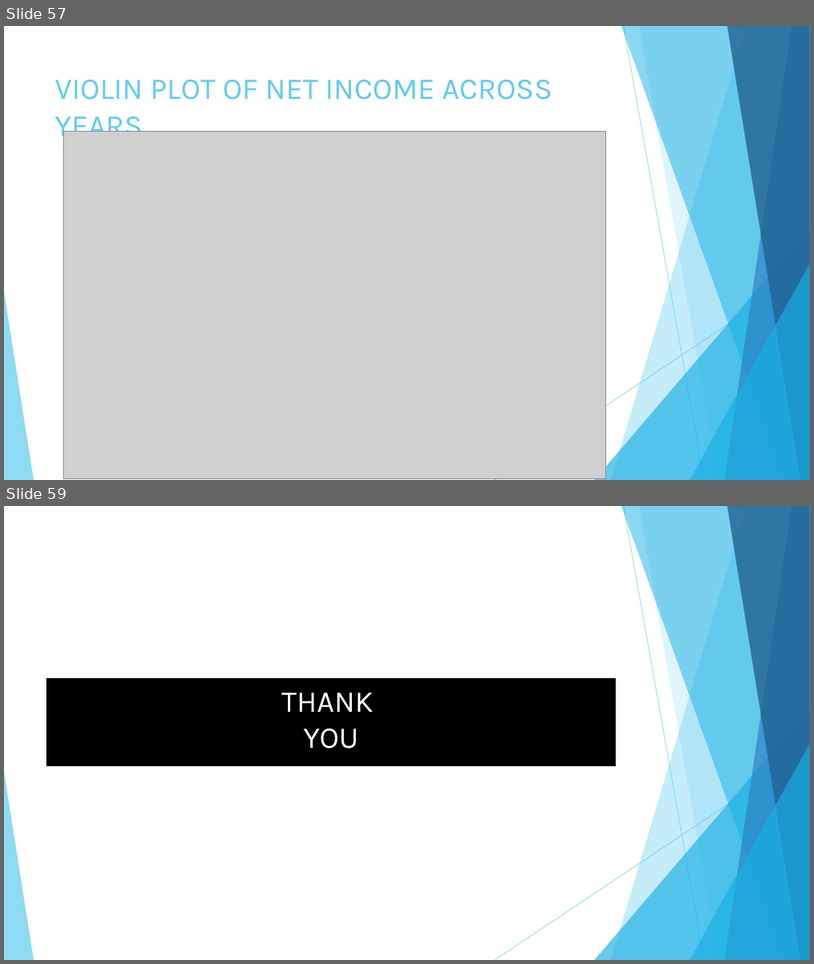
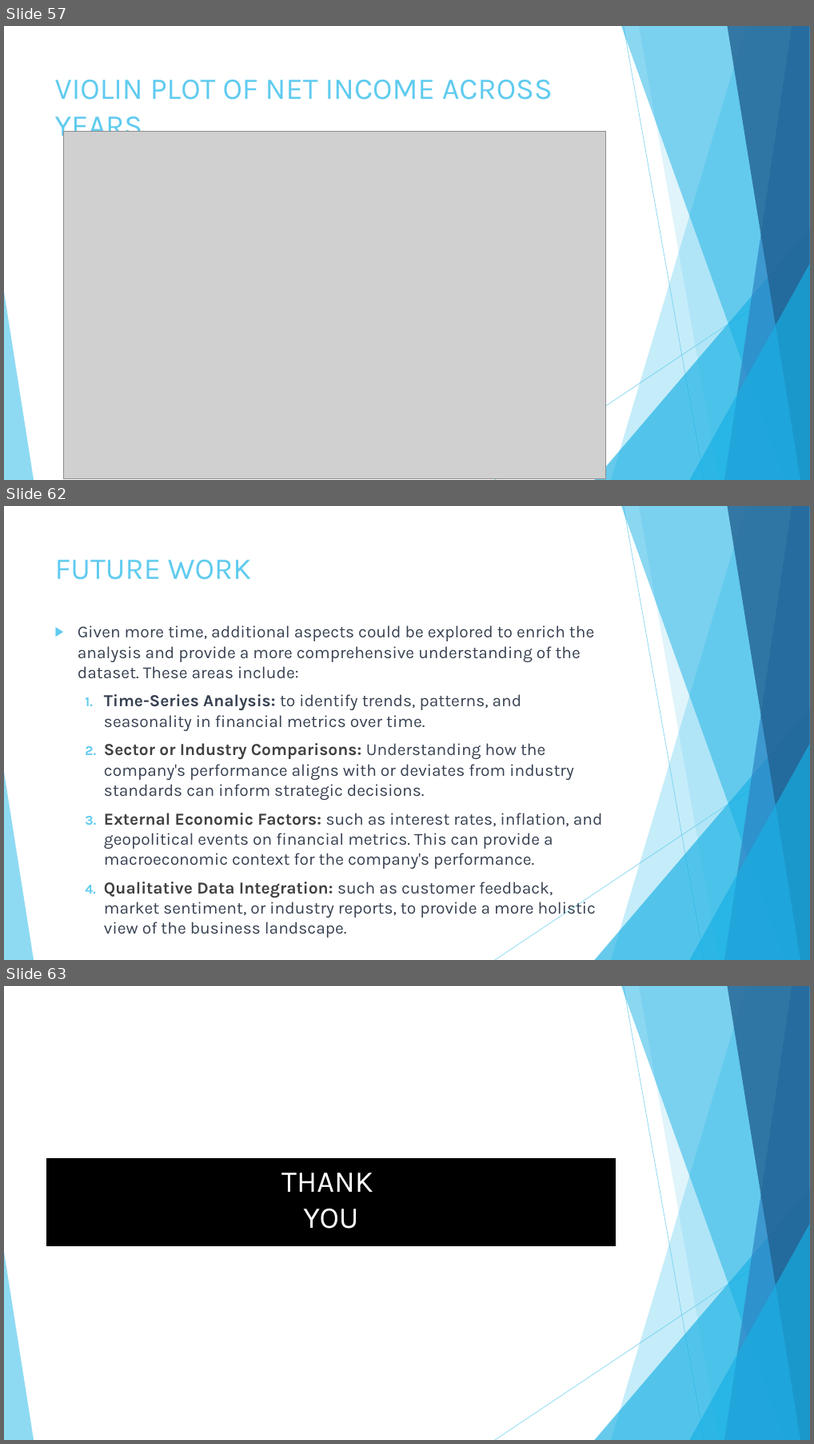
Before and after one commit to chogevic/dsc-dvp-project02, a slide deck: Data Visualization for Financial Statements.pptx. Shown one above the other, each under a label of ours: slides 57 and 59 before the commit, slides 57, 62 and 63 after it; the slides between them are not shown. The pictures are 814x964 and 814x1444 pixels, drawn with LibreOffice and Linux fonts; fonts in the diff are those of the drawing; grey boxes stand for pictures. Boxes give left, top, right and bottom in pixels: in the first picture for what was removed or moved away, otherwise in the second. Text is boxed around its words. In the diff, an @@ line names an element or a change of style, - is before the commit and + after.

```diff
--- a/Data Visualization for Financial Statements.pptx
+++ b/Data Visualization for Financial Statements.pptx
@@ slide 62 added at [4, 506, 810, 960], background #FFFFFF; not listed: 10 template elements that a slide beside it also shows @@
@@ title added at [55, 560, 251, 580], 36 pt, text #5FCBEF @@
+FUTURE WORK
@@ text added at [78, 625, 603, 937], 20 pt, text #374151 @@
+▶ Given more time, additional aspects could be explored to enrich the analysis and provide a more comprehensive understanding of the dataset. These areas include:
+  1. Time-Series Analysis: to identify trends, patterns, and seasonality in financial metrics over time.
+  2. Sector or Industry Comparisons: Understanding how the company's performance aligns with or deviates from industry standards can inform strategic decisions.
+  3. External Economic Factors: such as interest rates, inflation, and geopolitical events on financial metrics. This can provide a macroeconomic context for the company's performance.
+  4. Qualitative Data Integration: such as customer feedback, market sentiment, or industry reports, to provide a more holistic view of the business landscape.
@@ what was slide 59 is now slide 63 @@
```
Also in this commit, not shown: 1 slide changed, 3 other slides added.
